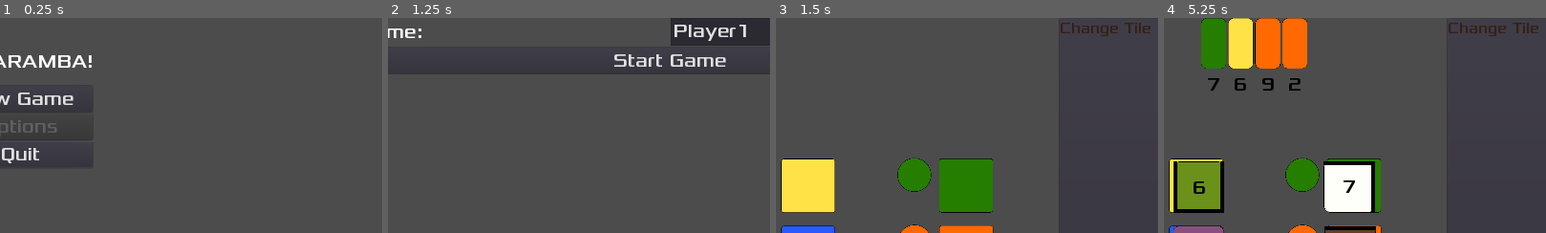
Above: before the commit, frames 1-4 (left to right).
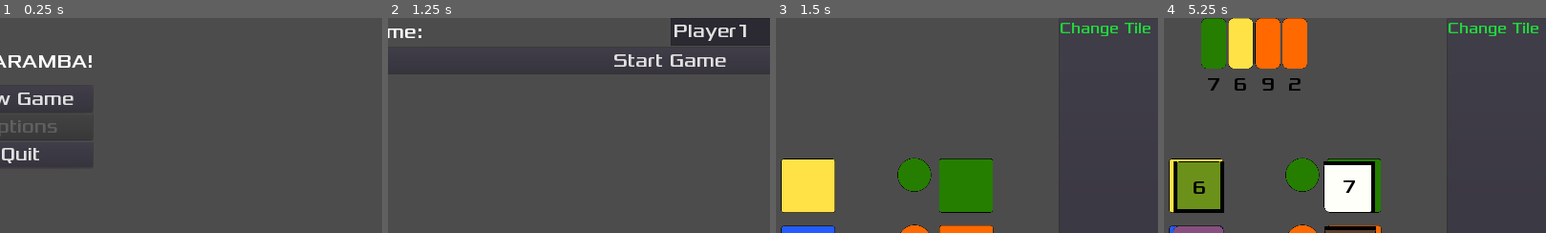
Above: after the commit, the same moments.

Repository: Structed/alcaramba
Game: Godot game, scene res://Drawable/MainMenu/MainMenu.tscn
Same seed, same stepped clock (60 frames per second), same inputs: the game is played once before the commit and once after it.
Inputs (mouse positions are % of the whole screen's width and height, from its top left):
- Up to frame 1 (0.25 s): no input
- Up to frame 2 (1.25 s): click "New Game" at 0.5 s
- Up to frame 3 (1.5 s): click "Start Game" at 1.25 s
- Up to frame 4 (5.25 s): click (18, 39) at 2 s; click (37, 39) at 2.75 s; click (38, 54) at 3.5 s; click (18, 54) at 4.25 s; click "End Turn" at 5 s
The pictures show only the part of the screen within x 13-63%, y 0-50%; the shares and areas given below are measured in that part.

Frames 1-2 are identical in both runs. In frame 3, 0.5% of the frame differs, in the area x 74-98%, y 2-9%; in frame 4, 0.5%.

Commit message:
added containers to spare parts

Diff:
--- a/src/alcaramba/Drawable/Town/SpareTiles.gd
+++ b/src/alcaramba/Drawable/Town/SpareTiles.gd
@@ -7,13 +7,14 @@
 
 # Called when the node enters the scene tree for the first time.
 func _ready():
-	pass # Replace with function body.
+	_stack_spare_tiles.initialize_for_game_start() # DEBUG
+	# _display_tiles()
 
 # STUB: paints all tiles from stack_spare_tiles
 func _display_tiles():
-	for _tile in _stack_spare_tiles:
+	for _i in range(_stack_spare_tiles.get_card_count()):
 		var tile_node = tile_scene.instance()
-		tile_node._card_info = _tile
+		tile_node._card_info = _stack_spare_tiles.get_card_info_by_index(_i)
 		add_child(tile_node)
 
 
--- a/src/alcaramba/Drawable/Town/Town.tscn
+++ b/src/alcaramba/Drawable/Town/Town.tscn
@@ -12,6 +12,8 @@
 size = 40
 font_data = ExtResource( 3 )
 
+[sub_resource type="CanvasItemMaterial" id=3]
+
 [node name="TileMap" type="TileMap"]
 tile_set = SubResource( 1 )
 format = 1
@@ -22,17 +24,14 @@
 margin_bottom = 57.0
 
 [node name="Label" type="Label" parent="TextureButton"]
-modulate = Color( 0.784314, 0.290196, 0.290196, 1 )
-self_modulate = Color( 0.262745, 0.447059, 0.329412, 1 )
+modulate = Color( 0.133333, 0.839216, 0.239216, 1 )
+show_behind_parent = true
 margin_left = 2.0
 margin_top = 2.0
 margin_right = 255.0
 margin_bottom = 64.0
 custom_fonts/font = SubResource( 2 )
 text = "Change Tile"
-__meta__ = {
-"_edit_use_anchors_": false
-}
 
 [node name="TileMap_valid_overlay" type="TileMap" parent="."]
 unique_name_in_owner = true
@@ -49,11 +48,23 @@
 margin_bottom = 231.0
 script = ExtResource( 2 )
 
-[node name="SpareTiles" type="VBoxContainer" parent="."]
-margin_left = 644.0
-margin_top = 121.0
-margin_right = 837.0
-margin_bottom = 443.0
+[node name="ContainerRight" type="VBoxContainer" parent="."]
+material = SubResource( 3 )
+margin_left = 616.0
+margin_top = 287.0
+margin_right = 949.0
+margin_bottom = 883.0
+
+[node name="CurrentTile" type="VBoxContainer" parent="ContainerRight"]
+margin_right = 333.0
+margin_bottom = 50.0
+rect_min_size = Vector2( 0, 50 )
+
+[node name="SpareTiles" type="VBoxContainer" parent="ContainerRight"]
+margin_top = 54.0
+margin_right = 333.0
+margin_bottom = 104.0
+rect_min_size = Vector2( 50, 50 )
 script = ExtResource( 4 )
 
 [connection signal="pressed" from="TextureButton" to="." method="_on_TextureButton_pressed"]
Not shown: 1 places in src/alcaramba/Drawable/Town/Town.tscn that only renumber resources
